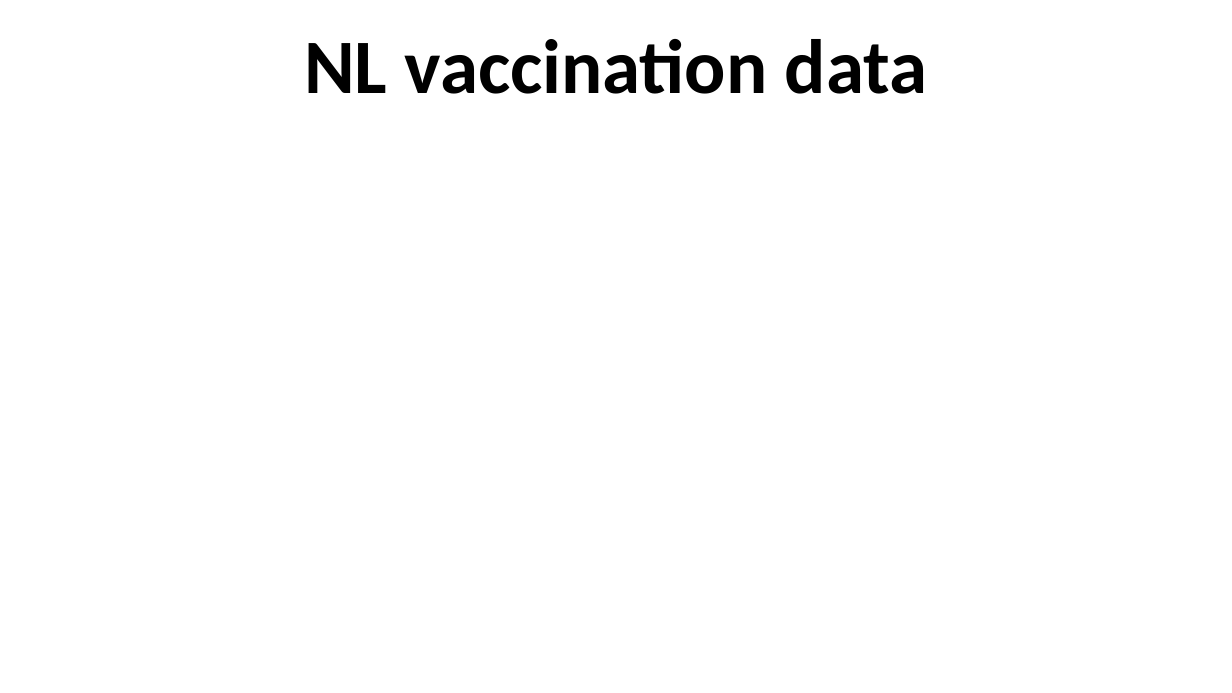
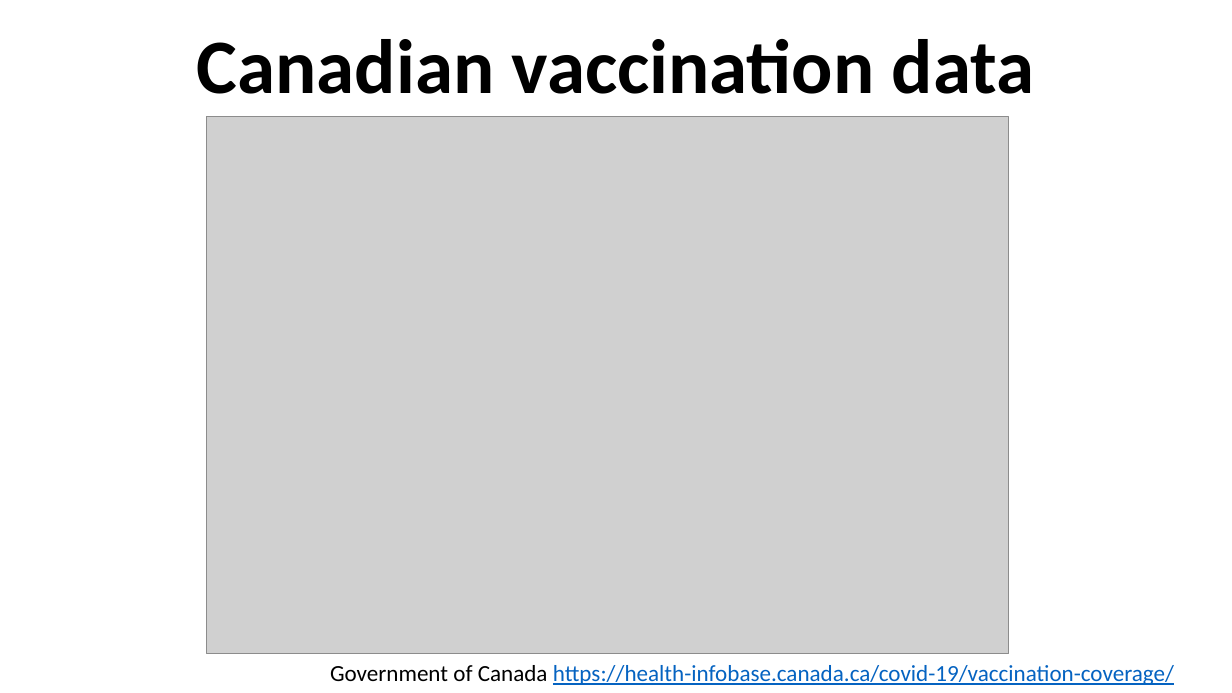
Before and after one commit to ahurford/aarms-summer-school, a slide deck: slide 6 of amy-lectures/State_Space_Models.pptx (slide 5 before the commit). Drawn at 1232x693 pixels with LibreOffice and Linux fonts; fonts in the diff are those of the drawing; grey boxes stand for pictures. Boxes give left, top, right and bottom in pixels: in the first picture for what was removed or moved away, otherwise in the second. Text is boxed around its words. In the diff, an @@ line names an element or a change of style, - is before the commit and + after.

```diff
--- a/amy-lectures/State_Space_Models.pptx
+++ b/amy-lectures/State_Space_Models.pptx
@@ title at box(197, 39, 1034, 94): text changed @@
-NL vaccination data
+Canadian vaccination data
@@ picture added at box(207, 117, 1009, 654) @@
@@ text added at box(330, 665, 1174, 685), 18 pt, text #0563C1, underline @@
+Government of Canada https://health-infobase.canada.ca/covid-19/vaccination-coverage/
```
Also in this commit, not shown: 9 other slides changed, 16 slides added, 4 slides removed, 2 other files.
